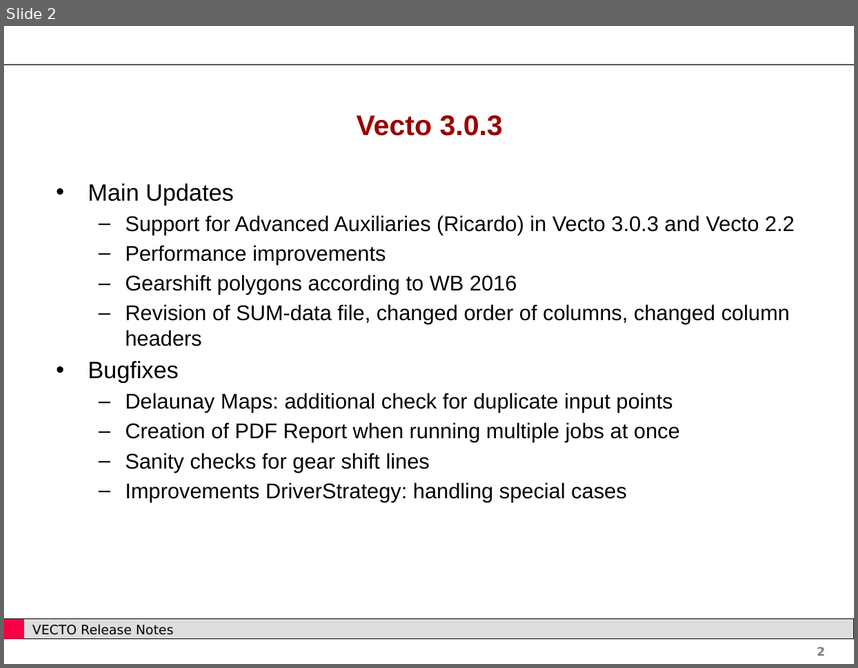
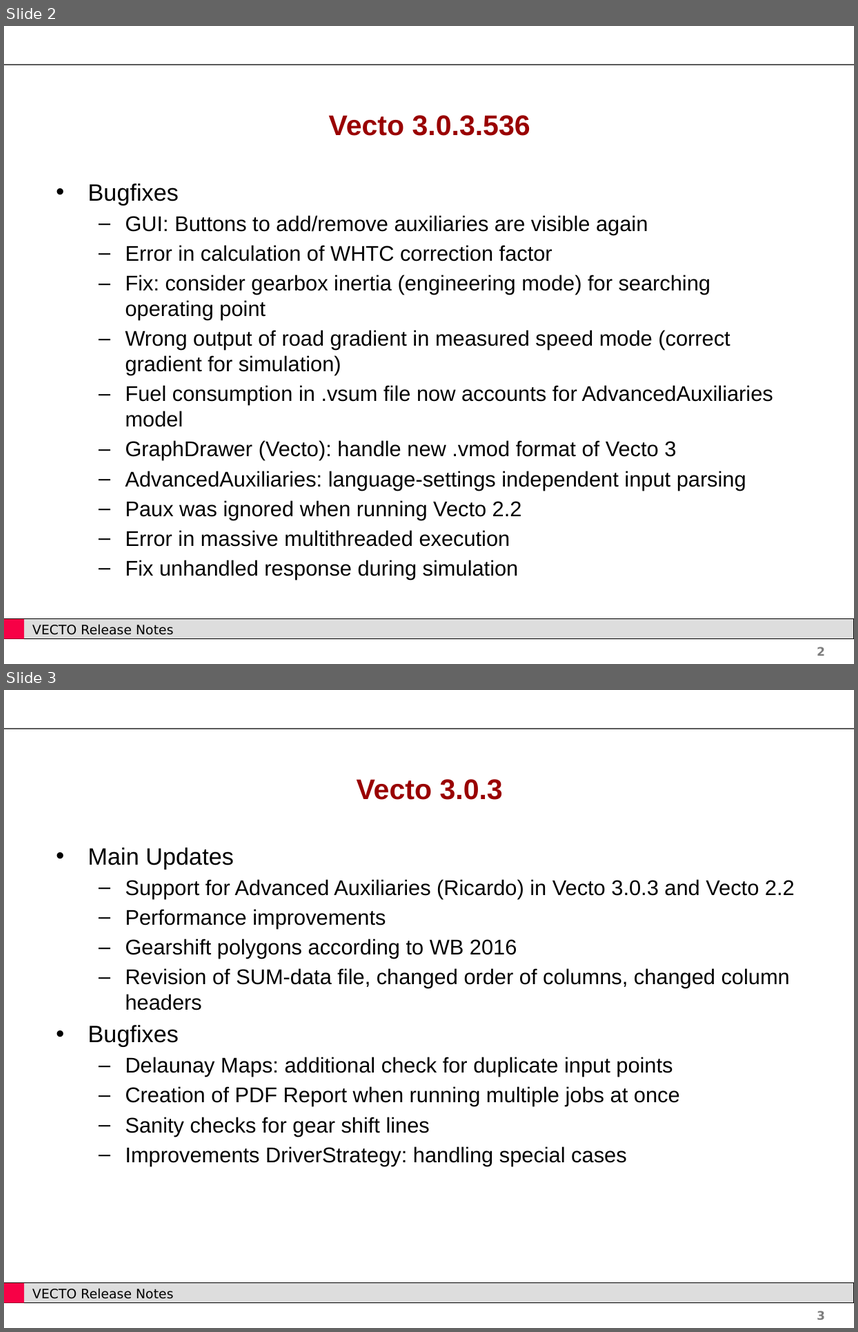
Before and after one commit to tanawadeatharva/BharatVECTO, a slide deck: Documentation/User Manual Source/Release Notes Vecto3.x.pptx. Shown one above the other, each under a label of ours: slide 2 before the commit, slides 2 and 3 after it. The pictures are 858x668 and 858x1332 pixels, drawn with LibreOffice and Linux fonts; fonts in the diff are those of the drawing; background and template pictures are left out. Boxes give left, top, right and bottom in pixels: in the first picture for what was removed or moved away, otherwise in the second. Text is boxed around its words. In the diff, an @@ line names an element or a change of style, - is before the commit and + after.

```diff
--- a/Documentation/User Manual Source/Release Notes Vecto3.x.pptx
+++ b/Documentation/User Manual Source/Release Notes Vecto3.x.pptx
@@ slide 2 added at (x1=4, y1=26, x2=854, y2=664), background #FFFFFF; not listed: 5 template elements that a slide beside it also shows @@
@@ title added at (x1=329, y1=115, x2=530, y2=136), 24 pt, text #990000, bold @@
+Vecto 3.0.3.536
@@ text added at (x1=88, y1=183, x2=773, y2=579), 18 pt, text #000000 @@
+• Bugfixes
+  – GUI: Buttons to add/remove auxiliaries are visible again
+  – Error in calculation of WHTC correction factor
+  – Fix: consider gearbox inertia (engineering mode) for searching operating point
+  – Wrong output of road gradient in measured speed mode (correct gradient for simulation)
+  – Fuel consumption in .vsum file now accounts for AdvancedAuxiliaries model
+  – GraphDrawer (Vecto): handle new .vmod format of Vecto 3
+  – AdvancedAuxiliaries: language-settings independent input parsing
+  – Paux was ignored when running Vecto 2.2
+  – Error in massive multithreaded execution
+  – Fix unhandled response during simulation
@@ what was slide 2 is now slide 3 @@
@@ page number at (x1=817, y1=1310, x2=825, y2=1319): text changed @@
-2
+3
```
Also in this commit, not shown: 1 slide changed, 1 other file.
